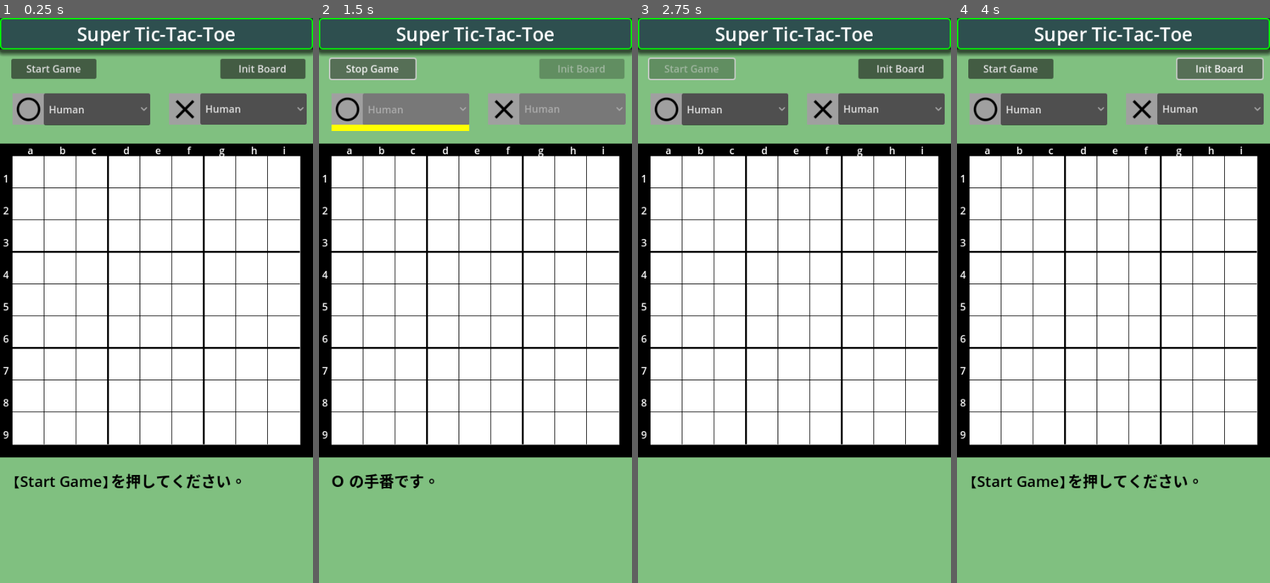
Above: before the commit, frames 1-4 (left to right).
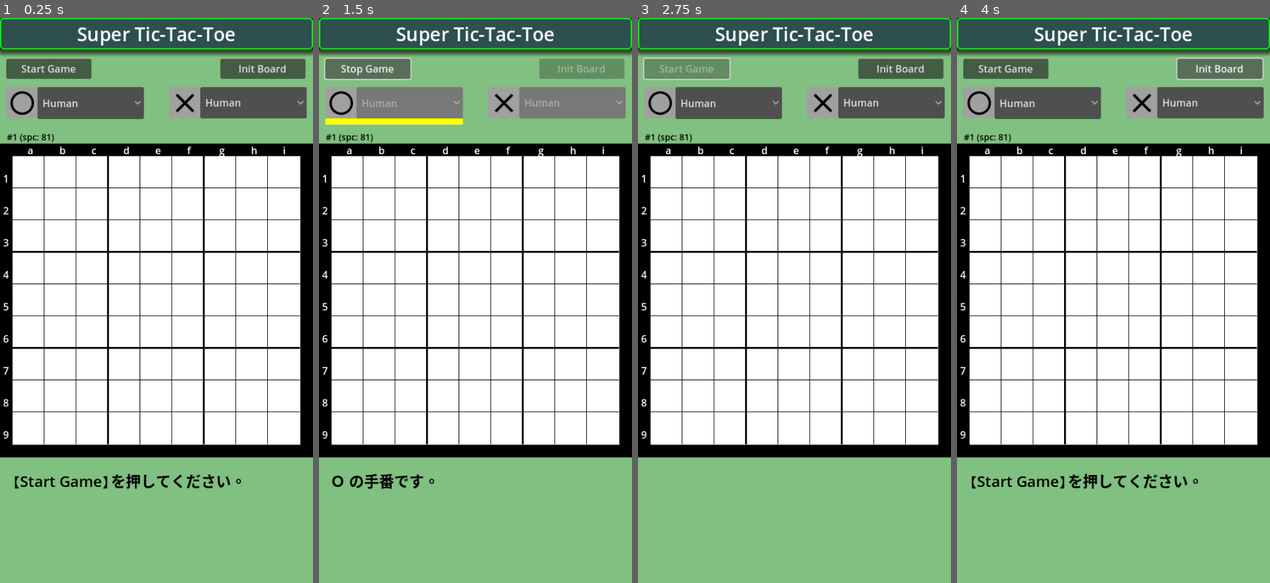
Above: after the commit, the same moments.

Repository: vivisuke/SuperTicTacToe4
Game: Godot game, scene res://main_scene.tscn
Two runs of this game, one before a commit and one after it. Both use one fixed random seed, a clock stepped at 60 frames per second and the inputs below.
Inputs:
- Up to frame 1 (0.25 s): no input
- Up to frame 2 (1.5 s): click "Init Board" at 0.5 s; click "Start Game" at 1.25 s
- Up to frame 3 (2.75 s): click "Stop Game" at 2 s
- Up to frame 4 (4 s): click "Human" at 2.75 s; click "Init Board" at 3.5 s

The runs differ from the first frame. In frame 1, 3.2% of the frame differs, in the area x 2-98%, y 7-22%; in frame 2, 3.7%, in the area x 1-98%, y 7-22%; in frame 3, 3.2%; in frame 4, 3.2%.

Commit message:
0056 ◎ C 03/09 03/10 0.001│ToDo│着手数・空欄数を盤面直上に表示？

Diff:
--- a/SuperTicTacToe/main_scene.tscn
+++ b/SuperTicTacToe/main_scene.tscn
@@ -87,9 +87,9 @@
 anchor_top = 0.086
 anchor_right = 0.058
 anchor_bottom = 0.086
-offset_left = 18.0
+offset_left = 10.0
 offset_top = 65.0
-offset_right = 154.0
+offset_right = 146.0
 offset_bottom = 97.0
 text = "Start Game
 "
@@ -107,6 +107,15 @@
 text = "Init Board
 "
 
+[node name="NStoneLabel" type="Label" parent="."]
+offset_left = 11.0
+offset_top = 180.0
+offset_right = 120.0
+offset_bottom = 203.0
+theme_override_colors/font_color = Color(0, 0, 0, 1)
+theme_override_font_sizes/font_size = 14
+text = "#1 (spc: 81)"
+
 [node name="Board" type="ColorRect" parent="."]
 offset_top = 200.0
 offset_right = 500.0
@@ -157,10 +166,10 @@
 text = "Message"
 
 [node name="WhitePlayer" type="ColorRect" parent="."]
-offset_left = 20.0
-offset_top = 120.0
-offset_right = 240.0
-offset_bottom = 170.0
+offset_left = 10.0
+offset_top = 110.0
+offset_right = 230.0
+offset_bottom = 160.0
 color = Color(0.627451, 0.627451, 0.627451, 1)
 
 [node name="OptionButton" type="OptionButton" parent="WhitePlayer"]
@@ -198,9 +207,9 @@
 
 [node name="BlackPlayer" type="ColorRect" parent="."]
 offset_left = 270.0
-offset_top = 120.0
+offset_top = 110.0
 offset_right = 490.0
-offset_bottom = 170.0
+offset_bottom = 160.0
 color = Color(0.627451, 0.627451, 0.627451, 1)
 
 [node name="OptionButton" type="OptionButton" parent="BlackPlayer"]
--- a/SuperTicTacToe/scripts/MainScene.gd
+++ b/SuperTicTacToe/scripts/MainScene.gd
@@ -366,6 +366,7 @@
 func init_board():
 	g_bd.init()
 	update_board_tilemaps()		# g_bd の状態から TileMap たちを設定
+	$NStoneLabel.text = "#1 (spc: 81)"
 	$MessLabel.text = "【Start Game】を押してください。"
 func on_game_over():
 	game_started = false
@@ -378,6 +379,8 @@
 func update_next_underline():
 	$WhitePlayer/Underline.visible = game_started && g_bd.next_color() == WHITE
 	$BlackPlayer/Underline.visible = game_started && g_bd.next_color() == BLACK
+func update_nstone():
+	$NStoneLabel.text = "#%d (spc: %d)" % [g_bd.m_nput+1, 81-g_bd.m_nput]
 func col2tsid(col):
 	match col:
 		EMPTY:	return TS_EMPTY
@@ -457,7 +460,7 @@
 			$MessLabel.text = "☓ の手番です。"
 	update_next_underline()
 	update_board_tilemaps()
-
+	update_nstone()
 func _process(delta):
 	if waiting > 0:
 		waiting -= 1
Not shown, changed: SuperTicTacToe4.spr
